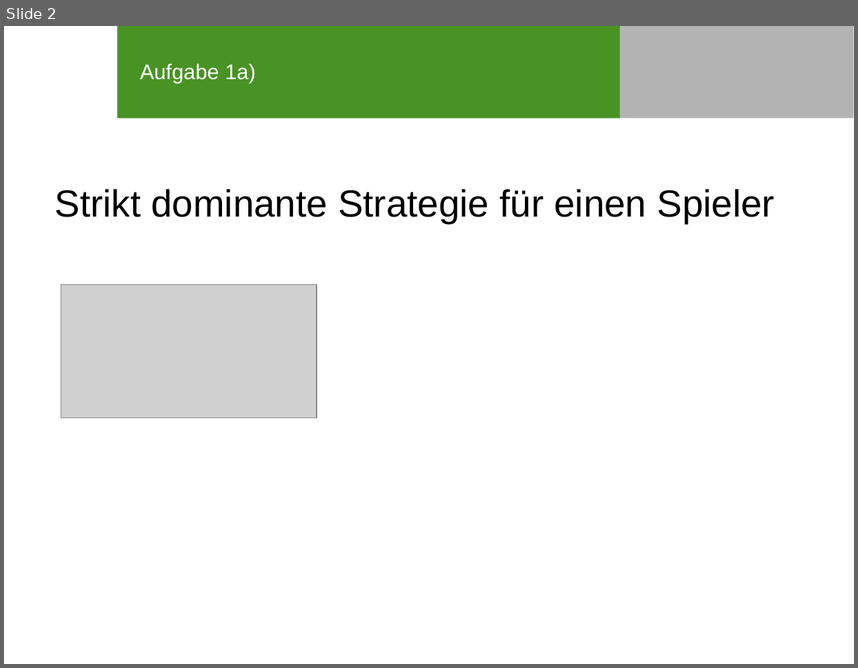
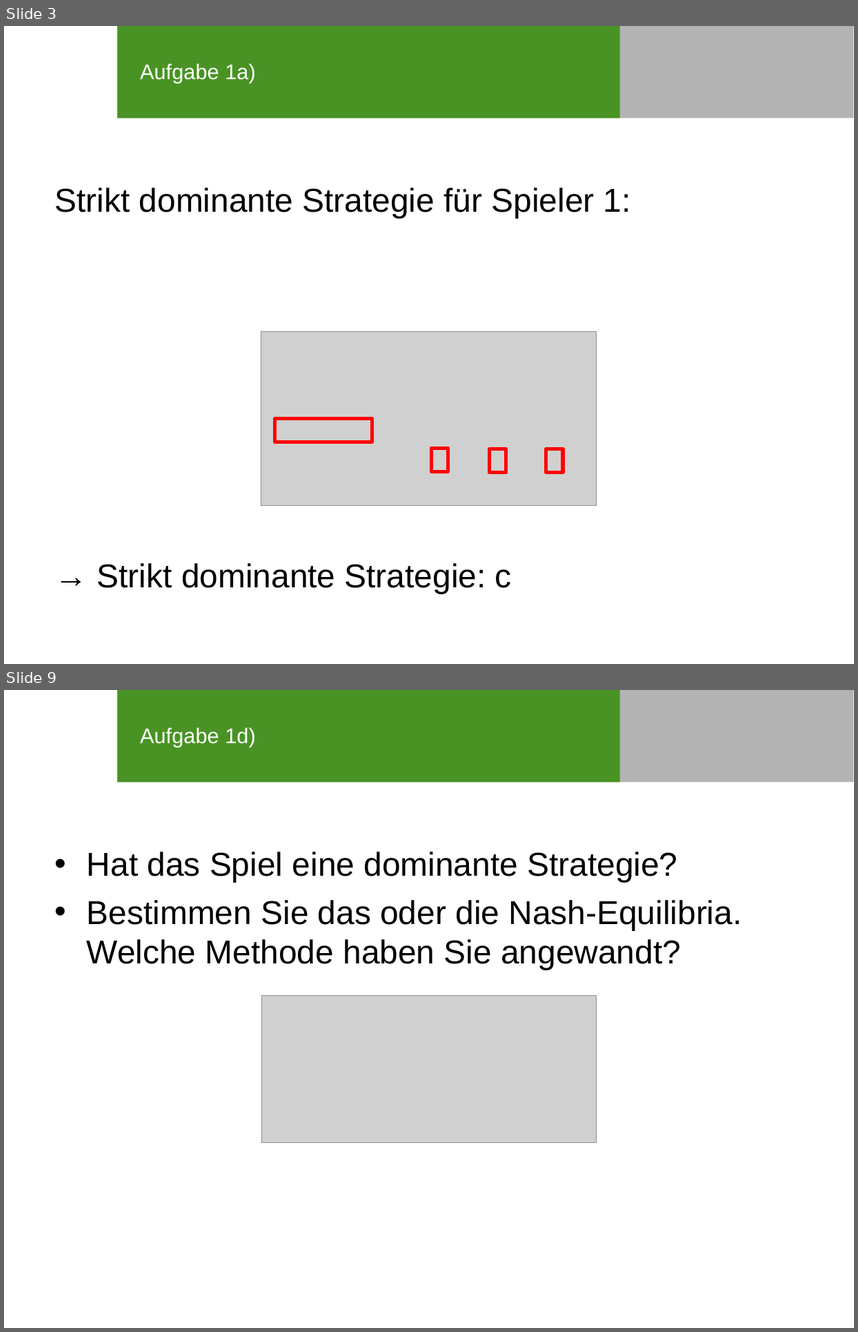
Before and after one commit to SOAS-Uni-Augsburg/ws16-17-group-10, a slide deck: Blatt-04/Präsi_Blatt04_Aufgabe2.ppt. Shown one above the other, each under a label of ours: slide 2 before the commit, slides 3 and 9 after it; the slides between them are not shown. The pictures are 858x668 and 858x1332 pixels, drawn with LibreOffice and Linux fonts; fonts in the diff are those of the drawing; grey boxes stand for pictures; background and template pictures are left out. Boxes give left, top, right and bottom in pixels: in the first picture for what was removed or moved away, otherwise in the second. Text is boxed around its words. In the diff, an @@ line names an element or a change of style, - is before the commit and + after.

Commit message:
Präsentation Blatt04 Aufgabe2

```diff
--- a/Blatt-04/Präsi_Blatt04_Aufgabe2.ppt
+++ b/Blatt-04/Präsi_Blatt04_Aufgabe2.ppt
@@ slide 9 added at bbox=[4, 690, 854, 1328], background #FFFFFF; not listed: 2 template elements that a slide beside it also shows @@
@@ title added at bbox=[140, 727, 256, 747], 18 pt, text #FFFFFF @@
+Aufgabe 1d)
@@ text added at bbox=[87, 851, 742, 969], 28 pt, text #000000 @@
+• Hat das Spiel eine dominante Strategie?
+• Bestimmen Sie das oder die Nash-Equilibria. Welche Methode haben Sie angewandt?
@@ picture added at bbox=[261, 995, 597, 1142] @@
@@ what was slide 2 is now slide 3 @@
@@ slide 3 changed as well @@
@@ text at bbox=[55, 187, 631, 593]: text changed; size 32 to 28 pt @@
-Strikt dominante Strategie für einen Spieler
+Strikt dominante Strategie für Spieler 1:
+→ Strikt dominante Strategie: c
@@ picture: place and size @@
-picture at bbox=[61, 285, 317, 417]
+picture at bbox=[261, 331, 595, 506]
@@ group added at bbox=[275, 419, 564, 472]: 4 rectangles @@
```
Also in this commit, not shown: 1 other slide changed, 28 other slides added, 1 other file.
